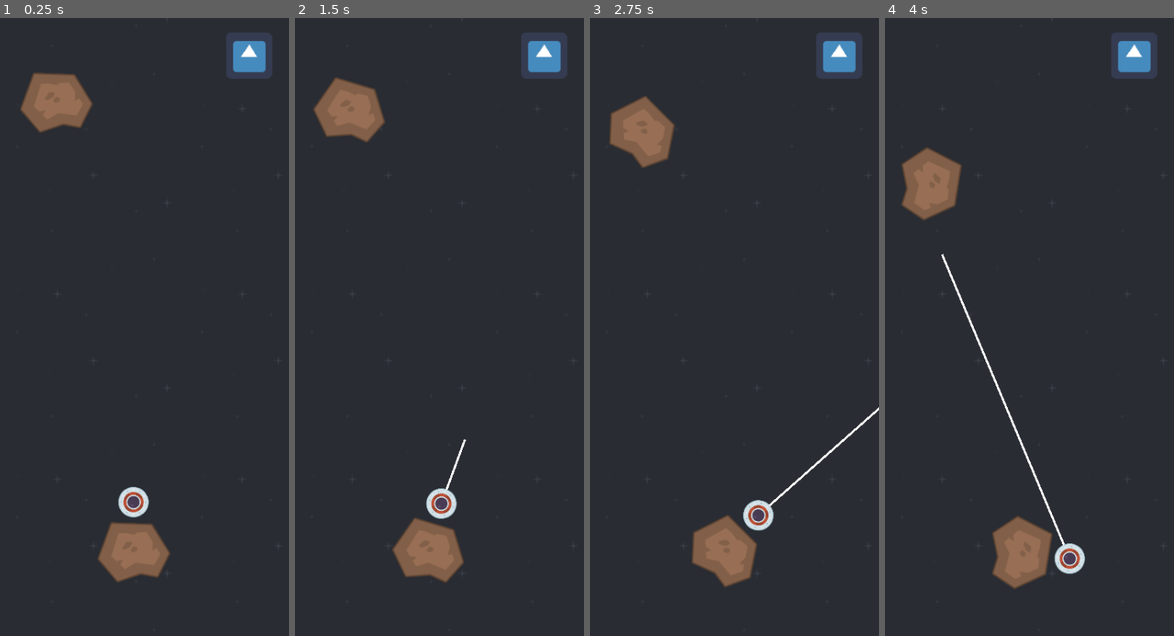
Above: before the commit, frames 1-4 (left to right).
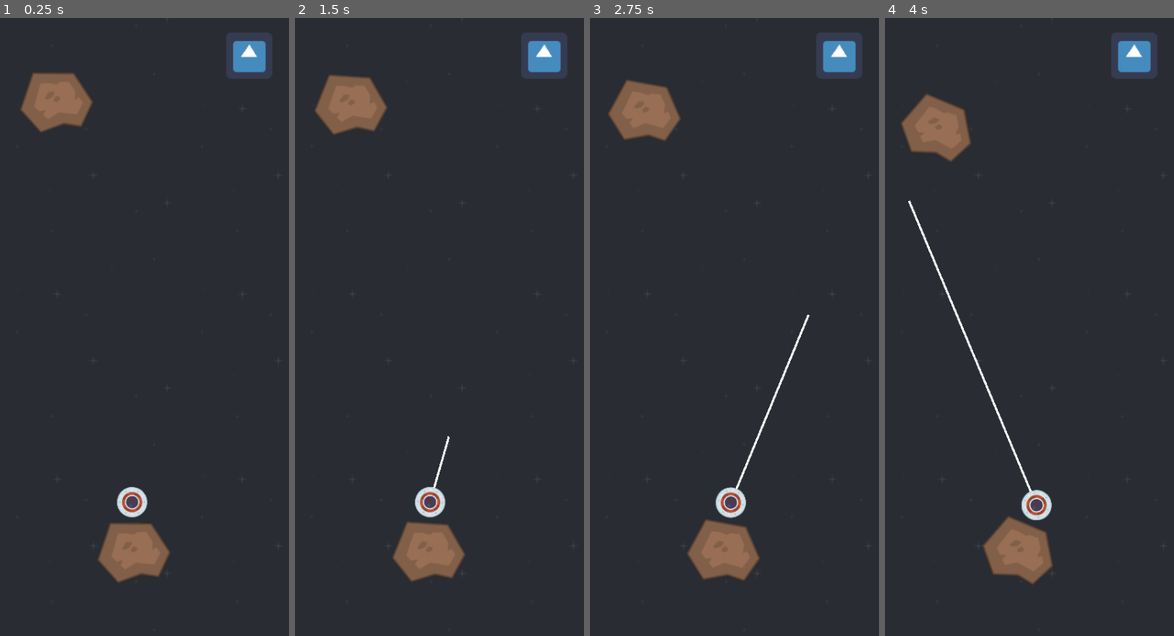
Above: after the commit, the same moments.

Repository: brendankhoury/To-the-moon-and-hack
Game: Godot game, scene res://Src/Main.tscn
The game is run twice, just before and just after one commit, with the same random seed, the same clock (stepped at 60 frames per second) and the same inputs. The engine's default icon, where the game draws it, is replaced by a stand-in: a white triangle on a blue panel in a dark square.
Inputs (mouse positions are in pixels of both pictures, inside the frame that each line leads up to):
- Up to frame 1 (0.25 s): no input
- Up to frame 2 (1.5 s): click (543, 55) at 0.5 s; click (543, 55) at 1.25 s
- Up to frame 3 (2.75 s): click (838, 55) at 2 s
- Up to frame 4 (4 s): tap Enter at 2.75 s; move the mouse to (1093, 296) at 2.77 s; hold Space (tap) 2.78-3.53 s; move the mouse to (971, 357) at 3.52 s; tap Space (tap) at 3.6 s

The runs differ from the first frame. In frame 1, 0.3% of the frame differs, in the area x 10-55%, y 8-91%; in frame 2, 1.7%; in frame 3, 3.5%; in frame 4, 5.9%, in the area x 5-70%, y 12-93%.

Commit message:
New hitbox

Diff:
--- a/Src/Actors/Asteroid.tscn
+++ b/Src/Actors/Asteroid.tscn
@@ -1,16 +1,12 @@
-[gd_scene load_steps=4 format=2]
+[gd_scene load_steps=3 format=2]
 
 [ext_resource path="res://Assets/meteorBrown_big1.png" type="Texture" id=1]
 [ext_resource path="res://Src/Actors/Asteroid.gd" type="Script" id=2]
 
-[sub_resource type="NavigationPolygon" id=1]
-vertices = PoolVector2Array( 9.46348, 30.335, -21.2957, 42.0023, -51.5245, 10.3593, -33.3165, -41.7899, 23.7349, -41.2683, 51.006, -0.0705643, 33.8587, 33.3402 )
-polygons = [ PoolIntArray( 0, 1, 2, 3, 4, 5 ), PoolIntArray( 0, 5, 6 ) ]
-outlines = [ PoolVector2Array( 23.7349, -41.2683, 51.006, -0.0705643, 33.8587, 33.3402, 9.46348, 30.335, -21.2957, 42.0023, -51.5245, 10.3593, -33.3165, -41.7899 ) ]
-
 [node name="Asteroid" type="RigidBody2D"]
 collision_layer = 2
 collision_mask = 2
+mass = 3.0
 gravity_scale = 0.0
 can_sleep = false
 script = ExtResource( 2 )
@@ -18,13 +14,6 @@
 [node name="Sprite" type="Sprite" parent="."]
 texture = ExtResource( 1 )
 
-[node name="CollisionPolygon2D" type="CollisionPolygon2D" parent="."]
-polygon = PoolVector2Array( 9.75, 30, -21.25, 41.5, -51.25, 10.25, -33.25, -41.75 )
-
-[node name="CollisionPolygon2D2" type="CollisionPolygon2D" parent="."]
-polygon = PoolVector2Array( 9.75, 30, 34, 33.25, 50.75, -0.75, 23.75, -41.25, -33.25, -41.5 )
-
-[node name="SpriteEdges" type="Navigation2D" parent="."]
-
-[node name="NavigationPolygonInstance" type="NavigationPolygonInstance" parent="SpriteEdges"]
-navpoly = SubResource( 1 )
+[node name="CollisionPolygon2D3" type="CollisionPolygon2D" parent="."]
+position = Vector2( 0, 1 )
+polygon = PoolVector2Array( -33.75, -42.25, 23.25, -41.75, 51, -1.25, 37, 27, 30.75, 29, 7, 33.5, -24.75, 39.5, -50.75, 11.5 )
--- a/Src/Main.tscn
+++ b/Src/Main.tscn
@@ -80,6 +80,7 @@
 
 [node name="AsteroidSpawnTimer" type="Timer" parent="."]
 wait_time = 3.134
+autostart = true
 
 [node name="TextureButton" type="TextureButton" parent="."]
 pause_mode = 2
